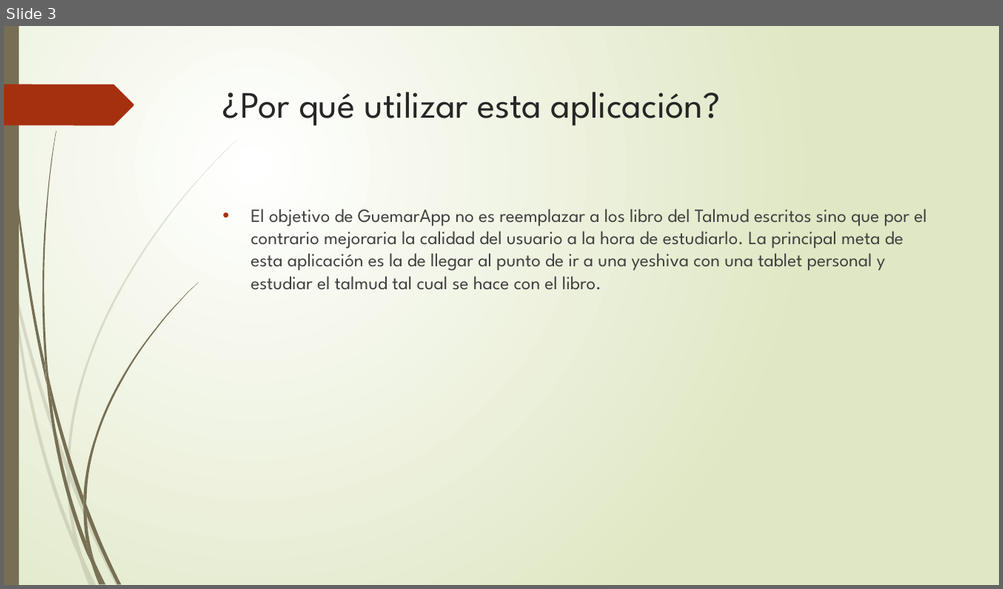
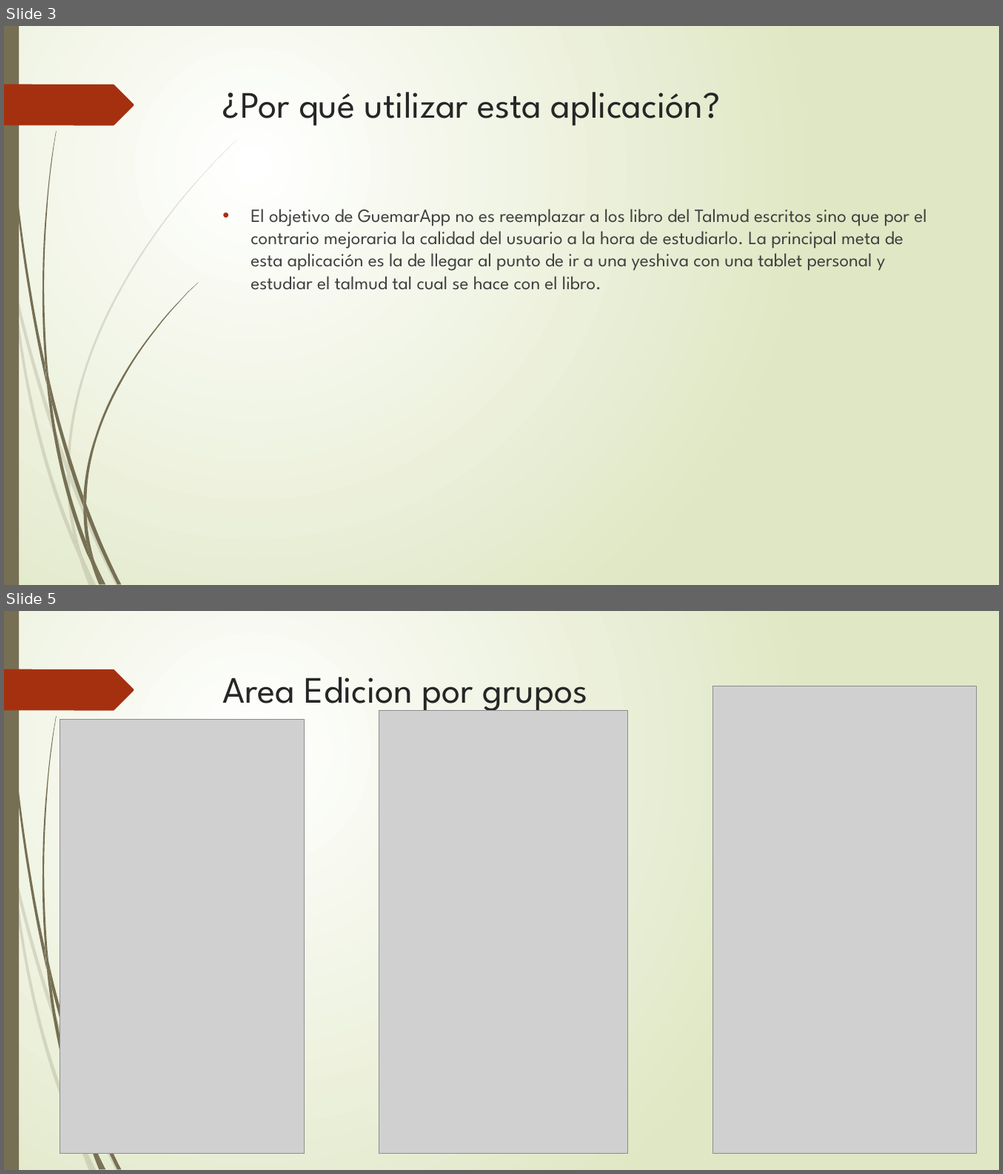
Before and after one commit to leopasca/Proyecto, a slide deck: Entrega Final Proyecto/Diseño/GuemarAPP presentacion.pptx. Shown one above the other, each under a label of ours: slide 3 before the commit, slides 3 and 5 after it; the slides between them are not shown. The pictures are 1003x589 and 1003x1174 pixels, drawn with LibreOffice and Linux fonts; fonts in the diff are those of the drawing; grey boxes stand for pictures. Boxes give left, top, right and bottom in pixels: in the first picture for what was removed or moved away, otherwise in the second. Text is boxed around its words. In the diff, an @@ line names an element or a change of style, - is before the commit and + after.

Commit message:
pre

```diff
--- a/Entrega Final Proyecto/Diseño/GuemarAPP presentacion.pptx
+++ b/Entrega Final Proyecto/Diseño/GuemarAPP presentacion.pptx
@@ slide 5 added at (4,611,999,1170), background gradient #FFFFFF to #DFE8C4; not listed: 18 template elements that a slide beside it also shows @@
@@ title added at (223,677,588,714), 36 pt, text #262626 @@
+Area Edicion por grupos
@@ picture added at (713,686,976,1154) @@
@@ picture added at (60,719,304,1154) @@
@@ picture added at (378,711,628,1154) @@
```
Also in this commit, not shown: 2 other slides added.
